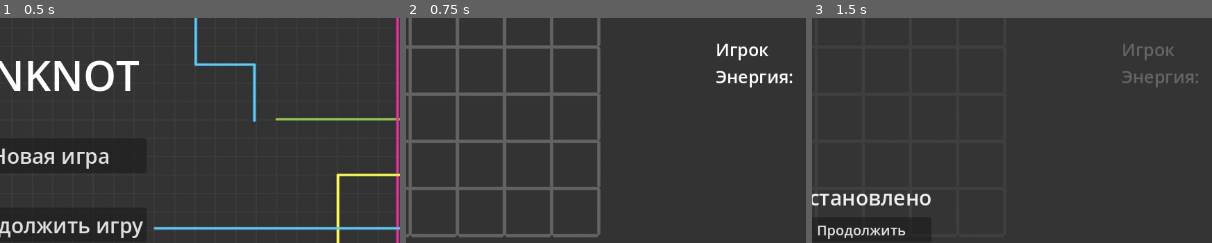
Above: before the commit, frames 1-3 (left to right).
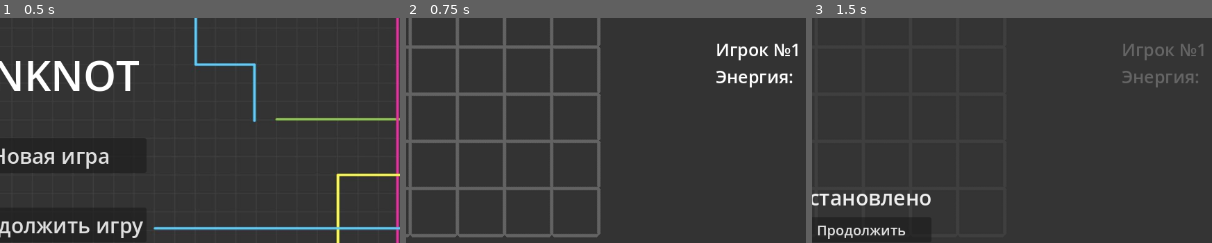
Above: after the commit, the same moments.

Repository: Rwarazor/UnknotGame
Game: Godot game, scene res://Scenes/menu.tscn
Two runs of this game, one before a commit and one after it. Both use one fixed random seed, a clock stepped at 60 frames per second and the inputs below.
Inputs (mouse positions are % of the whole screen's width and height, from its top left):
- Up to frame 1 (0.5 s): no input
- Up to frame 2 (0.75 s): click "Продолжить игру" at 0.5 s
- Up to frame 3 (1.5 s): click (4, 9) at 1.25 s
The pictures show only the part of the screen within x 44-94%, y 0-50%; the shares and areas given below are measured in that part.

Frame 1 is identical in both runs. In frame 2, 0.2% of the frame differs, in the area x 92-98%, y 11-17%; in frame 3, 0.1%.
Error before the commit: Invalid call. Nonexistent function 'load' in base 'Node'. (res://Scripts/game.gd:96)
Error after the commit: Invalid call. Nonexistent function 'load' in base 'Node'. (res://Scripts/game.gd:129)

Commit message:
Fix moves

Diff:
--- a/project/Scenes/game.tscn
+++ b/project/Scenes/game.tscn
@@ -298,12 +298,14 @@
 alignment = 1
 
 [node name="CancelButton" type="Button" parent="UI/MarginContainer/HBoxContainer"]
+visible = false
 custom_minimum_size = Vector2(80, 80)
 layout_mode = 2
 theme = SubResource("Theme_ipqs6")
 
 [node name="ConfirmButton" type="Button" parent="UI/MarginContainer/HBoxContainer"]
 auto_translate_mode = 1
+visible = false
 custom_minimum_size = Vector2(80, 80)
 layout_mode = 2
 theme = SubResource("Theme_4oc5f")
--- a/project/Scripts/game.gd
+++ b/project/Scripts/game.gd
@@ -37,98 +37,16 @@
 func _refresh_state():
 	_clear_edge_tiles()
 	_clear_vertex_tiles()
+	$UI/MarginContainer/HBoxContainer/CancelButton.visible = (
+		current_state in [STATE.MOVING_EDGES, STATE.CONFIRM_EDGES_MOVE, STATE.CONFIRM_VERTEX])
+	$UI/MarginContainer/HBoxContainer/ConfirmButton.visible = (
+		current_state in [STATE.CONFIRM_EDGES_MOVE, STATE.CONFIRM_VERTEX])
 	$Zoom.allow_dragging = (current_state == STATE.DRAG)
 
-func _on_back_to_menu_button_pressed():
-	button_click_sound.play()
-	await get_tree().create_timer(0.15).timeout
-	get_node("CanvasLayer/PausedMenu")._is_paused = !get_node("CanvasLayer/PausedMenu")._is_paused
-
-func _on_save() -> void:
-	_save()
-
-func _on_edge_button_pressed():
-	button_click_sound.play()
-	current_state = STATE.START_SELECTING_EDGES
-	_refresh_state()
-
-func _on_vertex_button_pressed():
-	button_click_sound.play()
-	current_state = STATE.SELECT_VERTEX
-	_refresh_state()
-
-func _on_move_button_pressed():
-	current_state = STATE.DRAG
-	button_click_sound.play()
-	_refresh_state()
-
-func _on_cancel_button_pressed():
-	if current_state == STATE.CONFIRM_EDGES_MOVE:
-		current_state = STATE.START_SELECTING_EDGES
-		_on_edge_unhovered()
-	else:
-		current_state = STATE.SELECT_VERTEX
-
-func _on_confirm_button_pressed():
-	current_state = STATE.DRAG
-	if current_player < Global.players-1:
-		current_player +=1
-	else:
-		current_player = 0
-	_update_labels(current_player, 1, player_colors[current_player])
-	$UI/MarginContainer/HBoxContainer/CancelButton.visible = false
-	$UI/MarginContainer/HBoxContainer/ConfirmButton.visible = false
-
-var player_colors = []
-var game_colors = [Color(0,1,1,1), Color(1,0,1,1), Color(1,1,0,1), Color(0.486275, 0.988235, 0, 1)]
-
-func _update_labels(player: int, energy: int, color: Color):
-	$UI/MarginContainer/VBoxContainer2/PlayerLabel.text = str("Игрок №", player+1)
-	$UI/MarginContainer/VBoxContainer2/EnergyLabel.text = str("Энергии: ", energy)
-	$UI/MarginContainer/VBoxContainer2/PlayerLabel.add_theme_color_override("font_color", color)
-	$UI/MarginContainer/VBoxContainer2/EnergyLabel.add_theme_color_override("font_color", color)
-
-func _save() -> void:
-	$UnknoterNode.set_current_player(current_player)
-	$UnknoterNode.save("user://game.save")
-
-func _load() -> void:
-	$UnknoterNode.load("user://game.save")
-	WIDTH_TILES = $UnknoterNode.get_width()
-	HEIGHT_TILES = $UnknoterNode.get_height()
-	Global.players = $UnknoterNode.get_players()
-	current_player = $UnknoterNode.get_current_player()
-
-func _ready() -> void:
-	if Global.do_load:
-		Global.do_load = false
-		_load()
-	else:
-		$UnknoterNode.reset(Global.players, WIDTH_TILES, HEIGHT_TILES)
-
-	$UI/MarginContainer/HBoxContainer/CancelButton.visible = false
-	$UI/MarginContainer/HBoxContainer/ConfirmButton.visible = false
-	$VertexTileMap.reset(WIDTH_TILES, HEIGHT_TILES)
-	$EdgeTileMap.reset(WIDTH_TILES, HEIGHT_TILES)
-	_on_move_button_pressed()
-	var field_bounds = $VertexTileMap.get_field_bounds()
-	var inflate = Vector4(
-		-ZOOM_BORDERS_INFLATE_X,
-		-ZOOM_BORDERS_INFLATE_Y,
-		ZOOM_BORDERS_INFLATE_X,
-		ZOOM_BORDERS_INFLATE_Y
-	)
-	$Zoom.set_bounds(field_bounds + inflate)
-
+func _redraw_field():
 	for player in range(Global.players):
-		var color = game_colors[randf_range(0, 4)]
-		while player_colors.has(color):
-			color = game_colors[randf_range(0, 4)]
-		player_colors.push_back(color)
-		$EdgeTileMap.add_layer(1 + player)
-		$EdgeTileMap.set_layer_modulate(1 + player, color)
-		$VertexTileMap.add_layer(player)
-		$VertexTileMap.set_layer_modulate(player, color)
+		$EdgeTileMap.clear_layer(1 + player)
+		$VertexTileMap.clear_layer(player)
 
 	for x in range(0, 2 * WIDTH_TILES + 1):
 		for y in range(0, 2 * HEIGHT_TILES + 1):
@@ -143,7 +61,109 @@
 				var upper = $UnknoterNode.get_upper_vertex_player(x, y)
 				if upper != -1:
 					$VertexTileMap.change_tile(upper, Vector2i(x, y), VERTEX_TILE_COLOR)
-	_update_labels(current_player, 2, player_colors[current_player])
+
+func _on_back_to_menu_button_pressed():
+	button_click_sound.play()
+	await get_tree().create_timer(0.15).timeout
+	get_node("CanvasLayer/PausedMenu")._is_paused = !get_node("CanvasLayer/PausedMenu")._is_paused
+
+func _on_save() -> void:
+	_save()
+
+func _on_edge_button_pressed():
+	button_click_sound.play()
+	current_state = STATE.START_SELECTING_EDGES
+	_refresh_state()
+
+func _on_vertex_button_pressed():
+	button_click_sound.play()
+	current_state = STATE.SELECT_VERTEX
+	_refresh_state()
+
+func _on_move_button_pressed():
+	current_state = STATE.DRAG
+	button_click_sound.play()
+	_refresh_state()
+
+func _on_cancel_button_pressed():
+	if current_state == STATE.CONFIRM_EDGES_MOVE or current_state == STATE.MOVING_EDGES:
+		current_state = STATE.START_SELECTING_EDGES
+	else:
+		current_state = STATE.SELECT_VERTEX
+	_refresh_state()
+
+func _on_confirm_button_pressed():
+	if current_state == STATE.CONFIRM_EDGES_MOVE:
+		$UnknoterNode.shift_edges(
+			current_selected_edge[0],
+			current_selected_edge[1],
+			current_selected_offset,
+			current_perpindicular_offset
+		)
+	elif current_state == STATE.CONFIRM_VERTEX:
+		$UnknoterNode.flip_vertex(
+			current_selected_vertex[0],
+			current_selected_vertex[1]
+		)
+	current_state = STATE.DRAG
+	current_player = (current_player + 1) % Global.players
+	_refresh_state()
+	_redraw_field()
+	_update_labels()
+
+var player_colors = []
+var player_energies = []
+var game_colors = [Color(0,1,1,1), Color(1,0,1,1), Color(1,1,0,1), Color(0.486275, 0.988235, 0, 1)]
+
+func _update_labels():
+	$UI/MarginContainer/VBoxContainer2/PlayerLabel.text = str("Игрок №", current_player + 1)
+	$UI/MarginContainer/VBoxContainer2/EnergyLabel.text = str("Энергии: ", player_energies[current_player])
+	$UI/MarginContainer/VBoxContainer2/PlayerLabel.add_theme_color_override("font_color", player_colors[current_player])
+	$UI/MarginContainer/VBoxContainer2/EnergyLabel.add_theme_color_override("font_color", player_colors[current_player])
+
+func _save() -> void:
+	$UnknoterNode.set_current_player(current_player)
+	$UnknoterNode.save("user://game.save")
+
+func _load() -> void:
+	$UnknoterNode.load("user://game.save")
+	WIDTH_TILES = $UnknoterNode.get_width()
+	HEIGHT_TILES = $UnknoterNode.get_height()
+	Global.players = $UnknoterNode.get_players()
+	current_player = $UnknoterNode.get_current_player()
+
+func _ready() -> void:
+	if Global.do_load:
+		Global.do_load = false
+		_load()
+	else:
+		$UnknoterNode.reset(Global.players, WIDTH_TILES, HEIGHT_TILES)
+
+	$VertexTileMap.reset(WIDTH_TILES, HEIGHT_TILES)
+	$EdgeTileMap.reset(WIDTH_TILES, HEIGHT_TILES)
+	_on_move_button_pressed()
+	var field_bounds = $VertexTileMap.get_field_bounds()
+	var inflate = Vector4(
+		-ZOOM_BORDERS_INFLATE_X,
+		-ZOOM_BORDERS_INFLATE_Y,
+		ZOOM_BORDERS_INFLATE_X,
+		ZOOM_BORDERS_INFLATE_Y
+	)
+	$Zoom.set_bounds(field_bounds + inflate)
+
+	for player in range(Global.players):
+		var color = game_colors[randf_range(0, 4)]
+		while player_colors.has(color):
+			color = game_colors[randf_range(0, 4)]
+		player_colors.push_back(color)
+		player_energies.push_back(2)
+		$EdgeTileMap.add_layer(1 + player)
+		$EdgeTileMap.set_layer_modulate(1 + player, color)
+		$VertexTileMap.add_layer(player)
+		$VertexTileMap.set_layer_modulate(player, color)
+
+	_redraw_field()
+	_update_labels()
 
 func is_edge_alt(edge: Vector2i) -> int:
 	return edge[0] & 1
@@ -342,7 +362,5 @@
 	if current_state == STATE.SELECT_VERTEX or current_state == STATE.CONFIRM_VERTEX:
 		current_state = STATE.CONFIRM_VERTEX
 		current_selected_vertex = vertex
-		$UI/MarginContainer/HBoxContainer/CancelButton.visible = true
-		$UI/MarginContainer/HBoxContainer/ConfirmButton.visible = true
-		_clear_vertex_tiles()
+		_refresh_state()
 		_change_vertex_tile(vertex, VERTEX_TILE_SELECTED)
